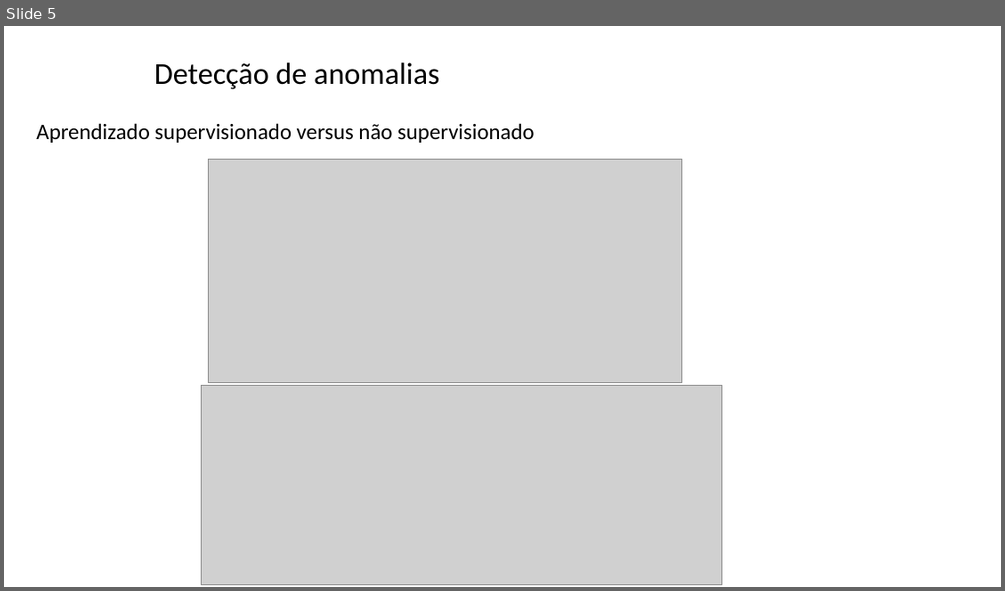
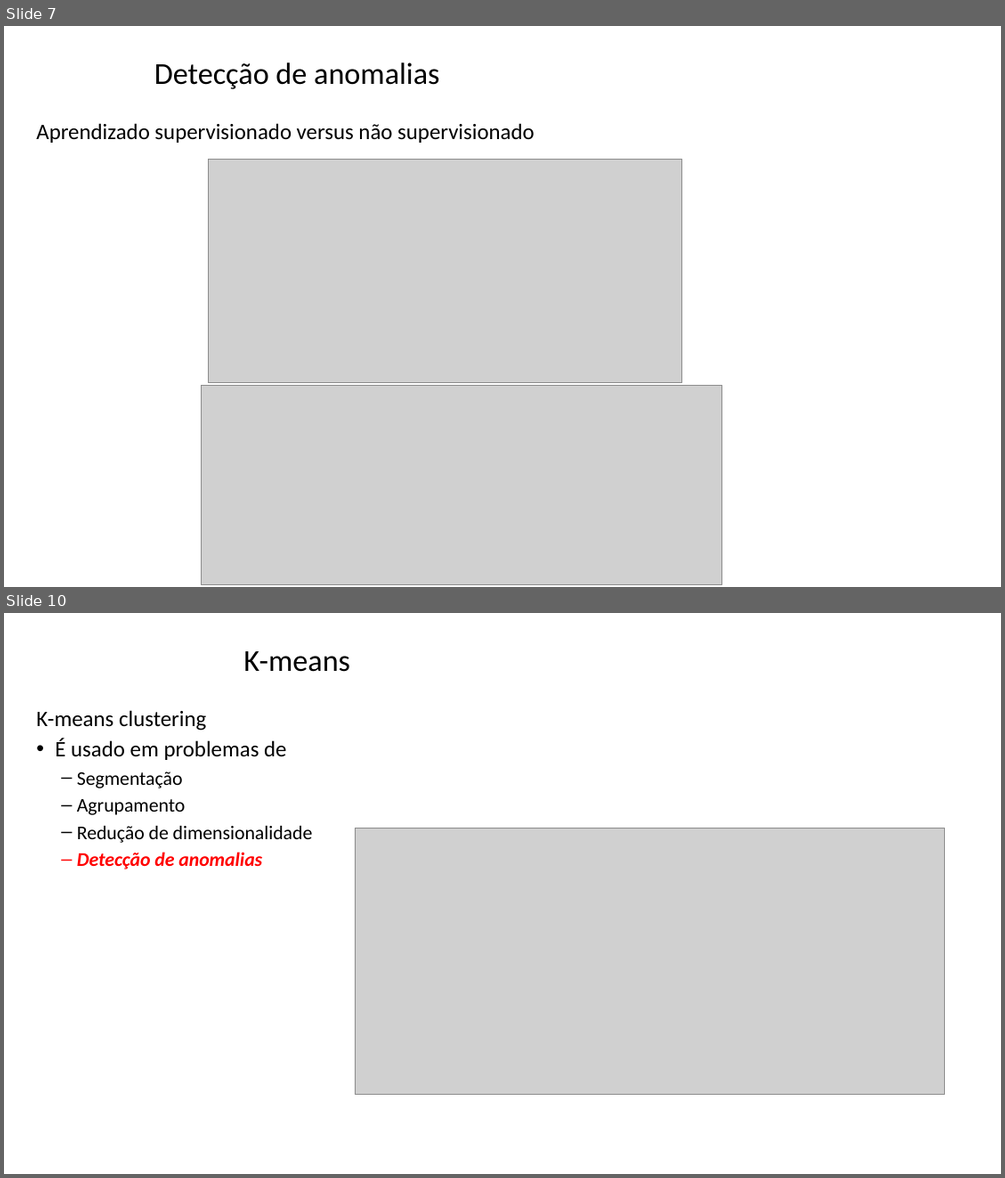
Before and after one commit to zz4fap/tp557-iot-ml, a slide deck: slides/TP557_16_detecção_de_anomalias.pptx. Shown one above the other, each under a label of ours: slide 5 before the commit, slides 7 and 10 after it; the slides between them are not shown. The pictures are 1005x591 and 1005x1178 pixels, drawn with LibreOffice and Linux fonts; fonts in the diff are those of the drawing; grey boxes stand for pictures; background and template pictures are left out. Boxes give left, top, right and bottom in pixels: in the first picture for what was removed or moved away, otherwise in the second. Text is boxed around its words. In the diff, an @@ line names an element or a change of style, - is before the commit and + after.

```diff
--- a/slides/TP557_16_detecção_de_anomalias.pptx
+++ b/slides/TP557_16_detecção_de_anomalias.pptx
@@ slide 10 added at box(4, 613, 1001, 1174), background picture (left out) @@
@@ title added at box(243, 651, 350, 672), 29.3 pt, text #000000 @@
+K-means
@@ text added at box(36, 710, 313, 869), 18.7 pt, text #000000 @@
+K-means clustering
+• É usado em problemas de
+  – Segmentação
+  – Agrupamento
+  – Redução de dimensionalidade
+  – Detecção de anomalias
@@ picture added at box(355, 827, 945, 1094) @@
@@ what was slide 5 is now slide 7 @@
```
Also in this commit, not shown: 7 slides changed, 2 other slides added.
